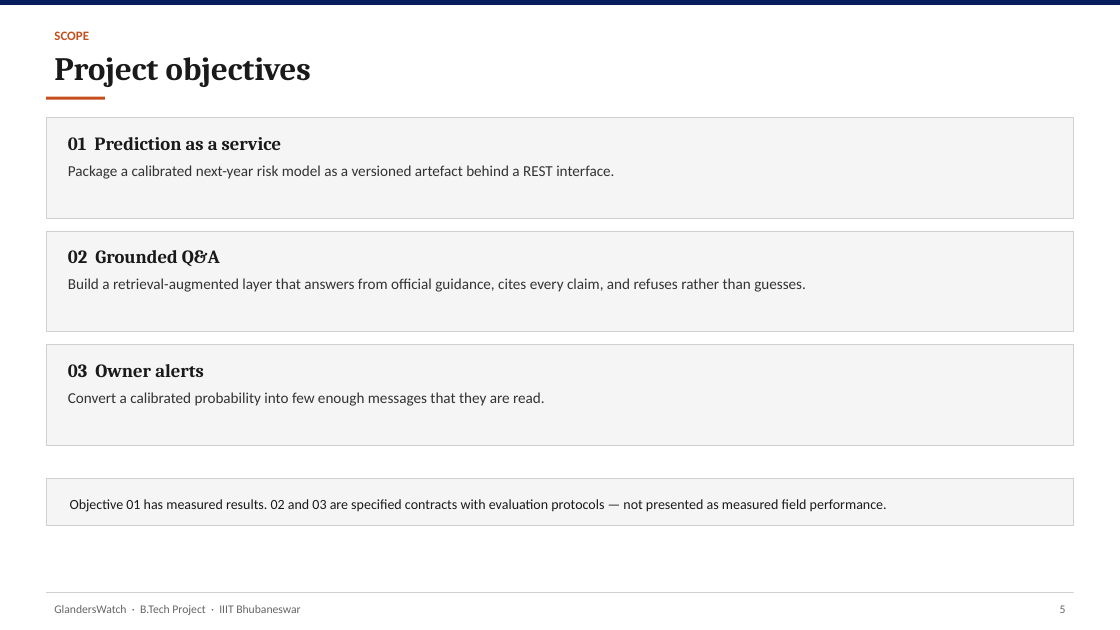
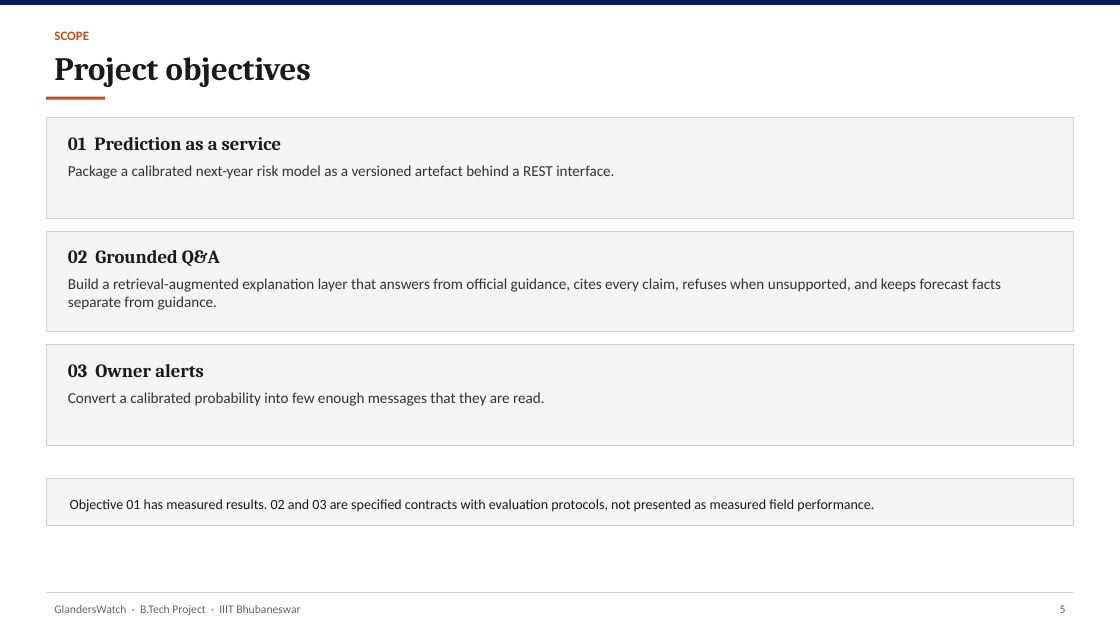
Before and after one commit to YuvrajSingh-mist/glandersWatch, a slide deck: slide 6 of slides/GlandersWatch_Deck.pptx. Drawn at 1120x630 pixels with LibreOffice and Linux fonts; fonts in the diff are those of the drawing. Boxes give left, top, right and bottom in pixels: in the first picture for what was removed or moved away, otherwise in the second. Text is boxed around its words. In the diff, an @@ line names an element or a change of style, - is before the commit and + after.

Commit message:
Align viva deck RAG slides with Final_v2 proposal content.
Add evidence-separation and PFPT/CAIS attribution-audit slides, refresh evaluation metrics and references, and retitle the RAG segment to the explanation layer.

```diff
--- a/slides/GlandersWatch_Deck.pptx
+++ b/slides/GlandersWatch_Deck.pptx
@@ text at (68, 278, 1001, 310): text changed @@
-Build a retrieval-augmented layer that answers from official guidance, cites every claim, and refuses rather than guesses.
+Build a retrieval-augmented explanation layer that answers from official guidance, cites every claim, refuses when unsupported, and keeps forecast facts separate from guidance.
@@ text at (70, 499, 874, 512): text changed @@
-Objective 01 has measured results. 02 and 03 are specified contracts with evaluation protocols — not presented as measured field performance.
+Objective 01 has measured results. 02 and 03 are specified contracts with evaluation protocols, not presented as measured field performance.
```
Also in this commit, not shown: 11 other slides changed, 2 slides added, 1 other file.
